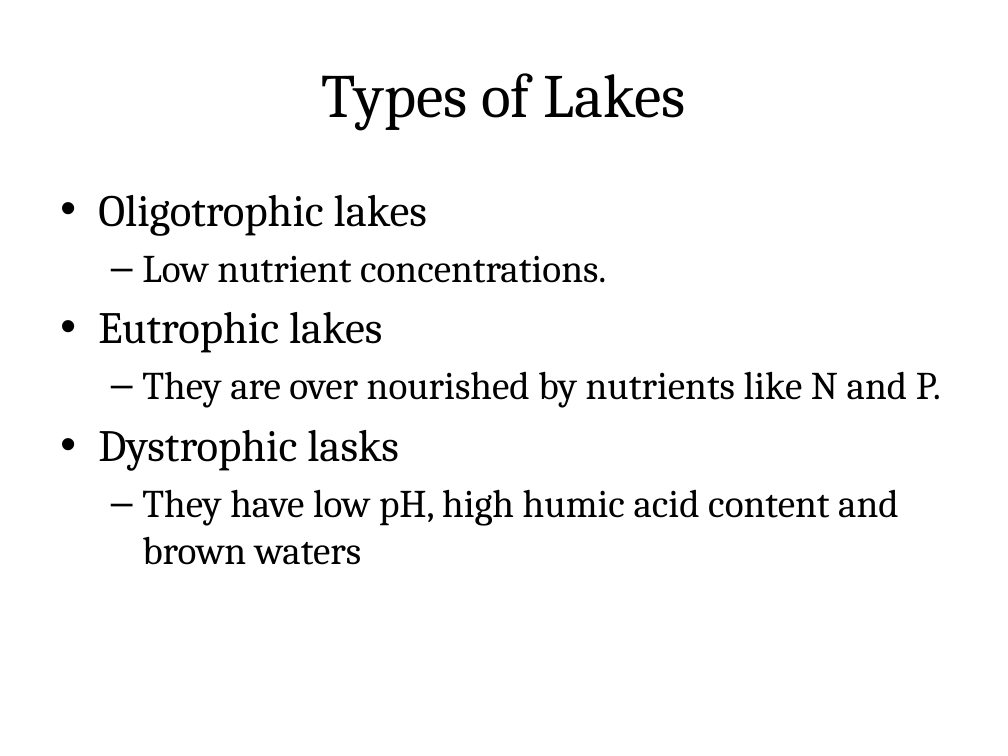
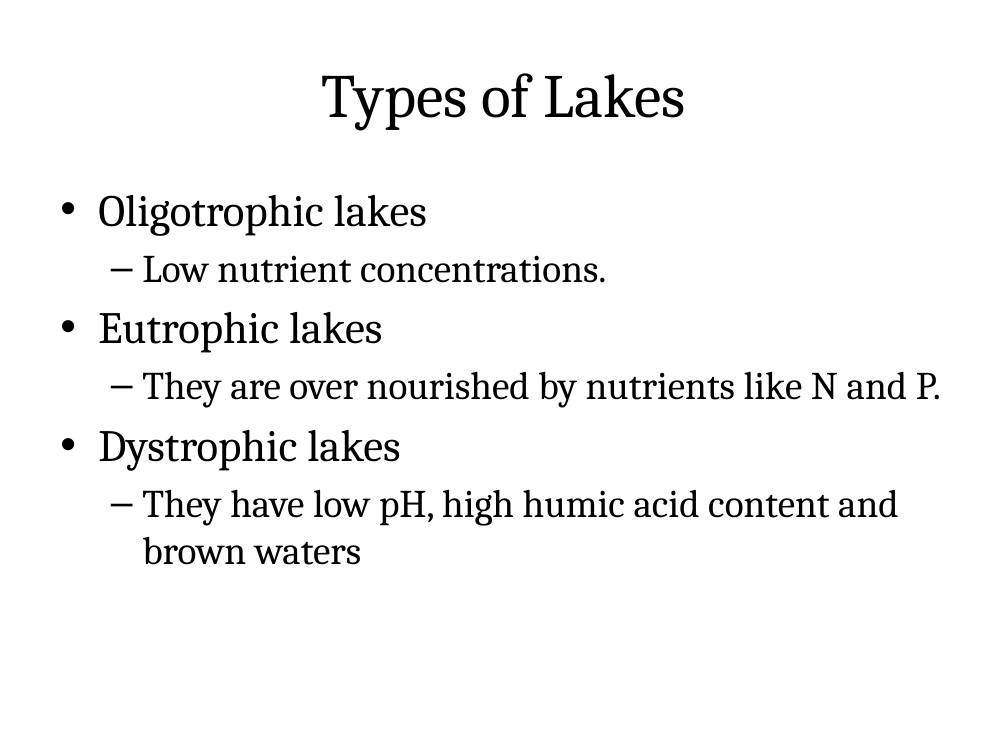
Before and after one commit to rajasekaran36/GE8291-Environmental-Science-and-Engineering, a slide deck: slide 72 of Slides/GE8291-U1.pptx. Drawn at 1008x756 pixels with LibreOffice and Linux fonts; fonts in the diff are those of the drawing. Boxes give left, top, right and bottom in pixels: in the first picture for what was removed or moved away, otherwise in the second. Text is boxed around its words. In the diff, an @@ line names an element or a change of style, - is before the commit and + after.

Commit message:
Last Update 27-12-2018  9:28:29.97

```diff
--- a/Slides/GE8291-U1.pptx
+++ b/Slides/GE8291-U1.pptx
@@ text at (x1=98, y1=430, x2=400, y2=471): text changed @@
-• Dystrophic lasks
+• Dystrophic lakes
```
